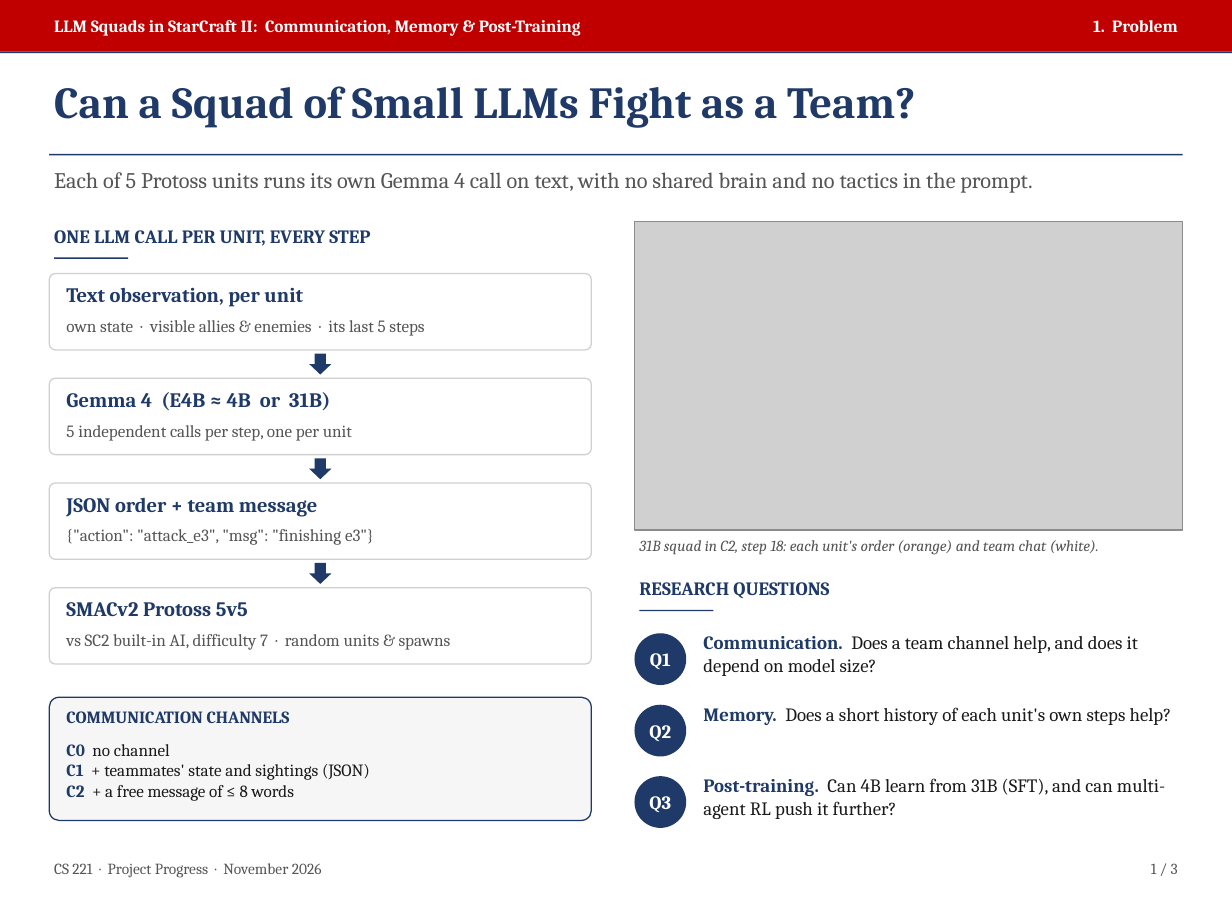
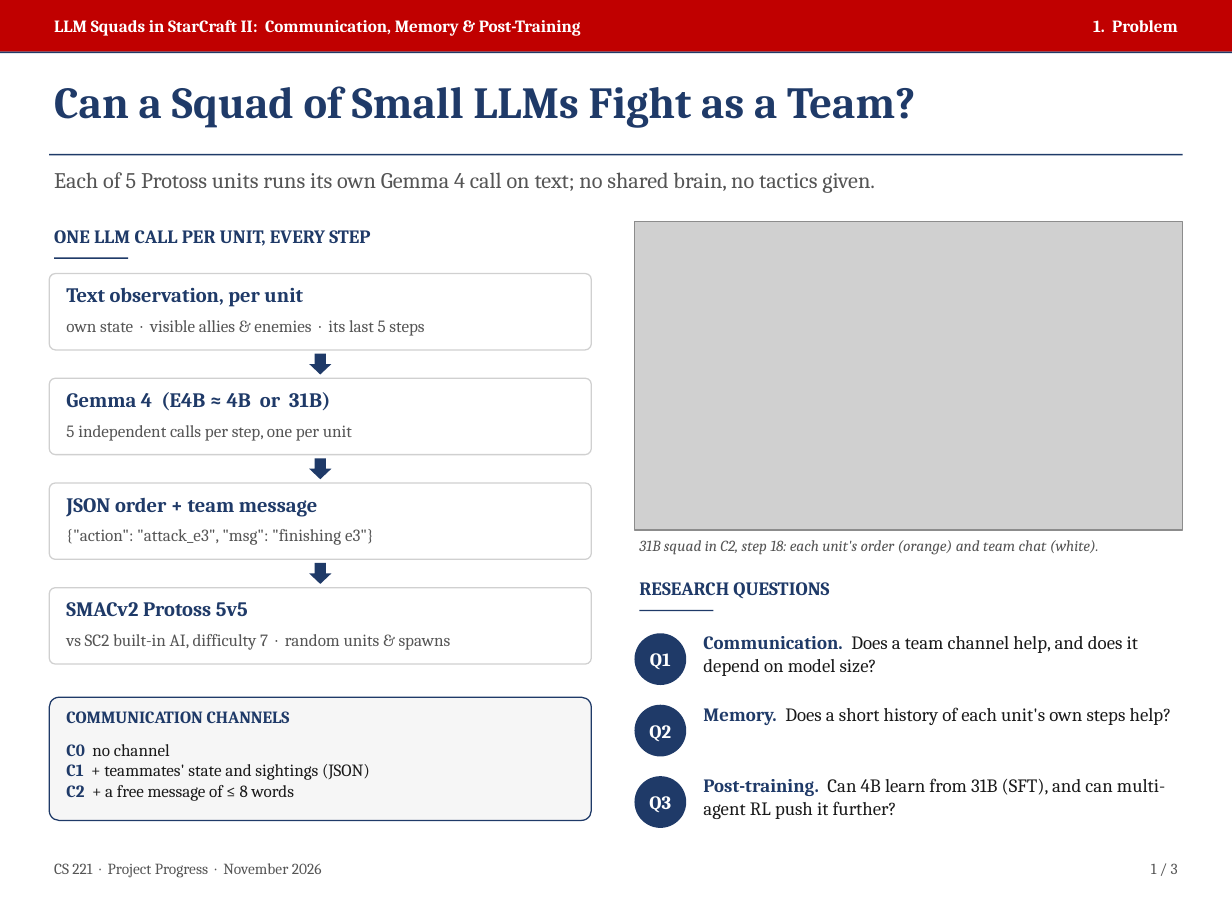
Before and after one commit to para2046/cs221-llm-squads, a slide deck: slide 1 of report/cs221_progress_slides.pptx. Drawn at 1232x924 pixels with LibreOffice and Linux fonts; fonts in the diff are those of the drawing; grey boxes stand for pictures. Boxes give left, top, right and bottom in pixels: in the first picture for what was removed or moved away, otherwise in the second. Text is boxed around its words. In the diff, an @@ line names an element or a change of style, - is before the commit and + after.

```diff
--- a/report/cs221_progress_slides.pptx
+++ b/report/cs221_progress_slides.pptx
@@ text at <box>54,172,875,193</box>: text changed @@
-Each of 5 Protoss units runs its own Gemma 4 call on text, with no shared brain and no tactics in the prompt.
+Each of 5 Protoss units runs its own Gemma 4 call on text; no shared brain, no tactics given.
```
Also in this commit, not shown: 2 other slides changed, 1 other file.
